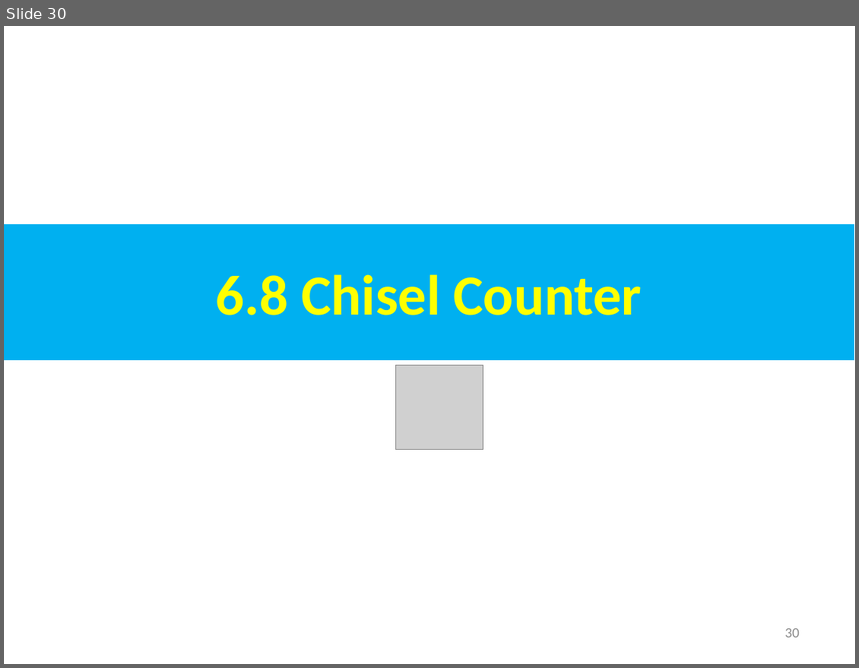
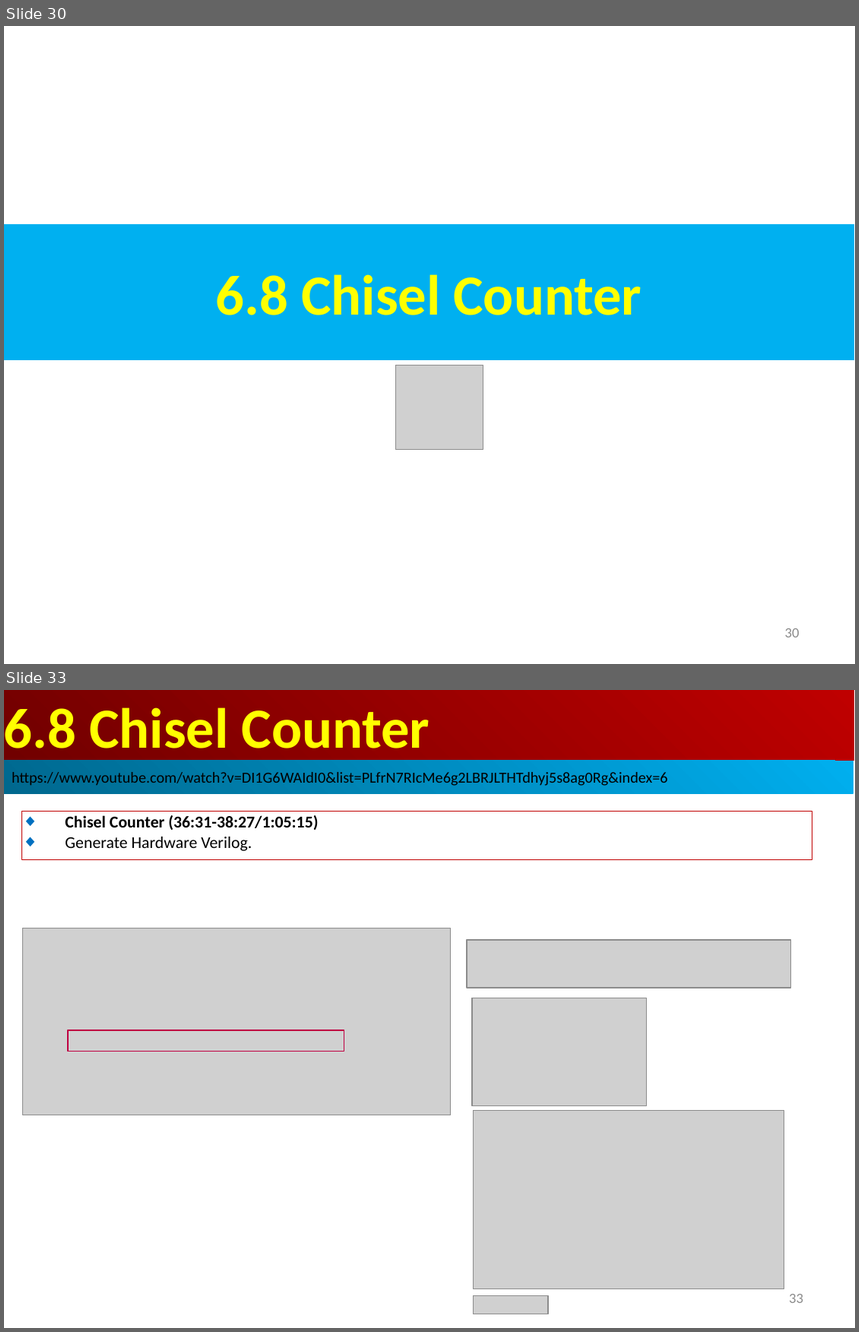
Before and after one commit to peterhchen/AIU_CS800_Chisel, a slide deck: 500_UCSC_HWD/006_Encap/000_Video/006.Encap.ppt. Shown one above the other, each under a label of ours: slide 30 before the commit, slides 30 and 33 after it; the slides between them are not shown. The pictures are 859x668 and 859x1332 pixels, drawn with LibreOffice and Linux fonts; fonts in the diff are those of the drawing; grey boxes stand for pictures. Boxes give left, top, right and bottom in pixels: in the first picture for what was removed or moved away, otherwise in the second. Text is boxed around its words. In the diff, an @@ line names an element or a change of style, - is before the commit and + after.

```diff
--- a/500_UCSC_HWD/006_Encap/000_Video/006.Encap.ppt
+++ b/500_UCSC_HWD/006_Encap/000_Video/006.Encap.ppt
@@ slide 33 added at bbox=[4, 690, 855, 1328], background #FFFFFF @@
@@ rectangle added at bbox=[4, 690, 854, 761], fill gradient #BF0000 to #710000, 48 pt, text #FFFF00, bold @@
+6.8 Chisel Counter
@@ rectangle added at bbox=[4, 761, 854, 794], fill gradient #00AFEF to #00688E, 13 pt, text #000000 @@
+https://www.youtube.com/watch?v=DI1G6WAIdI0&list=PLfrN7RIcMe6g2LBRJLTHTdhyj5s8ag0Rg&index=6
@@ rectangle added at bbox=[22, 811, 813, 860], outline #C00000 0.74 pt, 14 pt, text #000000, bold @@
+◆ Chisel Counter (36:31-38:27/1:05:15)
+◆ Generate Hardware Verilog.
@@ picture added at bbox=[23, 929, 451, 1115] @@
@@ picture added at bbox=[467, 940, 791, 988] @@
@@ picture added at bbox=[472, 998, 647, 1106] @@
@@ rectangle added at bbox=[68, 1030, 344, 1052], outline #BF0041 0.74 pt @@
@@ picture added at bbox=[473, 1110, 784, 1289] @@
@@ picture added at bbox=[473, 1296, 548, 1315] @@
@@ page number added at bbox=[789, 1294, 804, 1303], 12 pt, text #8B8B8B @@
+33
```
Also in this commit, not shown: 21 slides changed, 20 other slides added.
